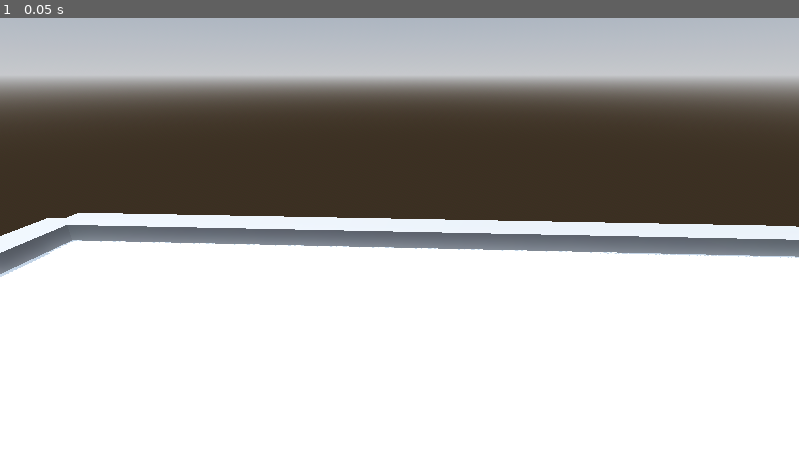
Above: before the commit, frame 1.
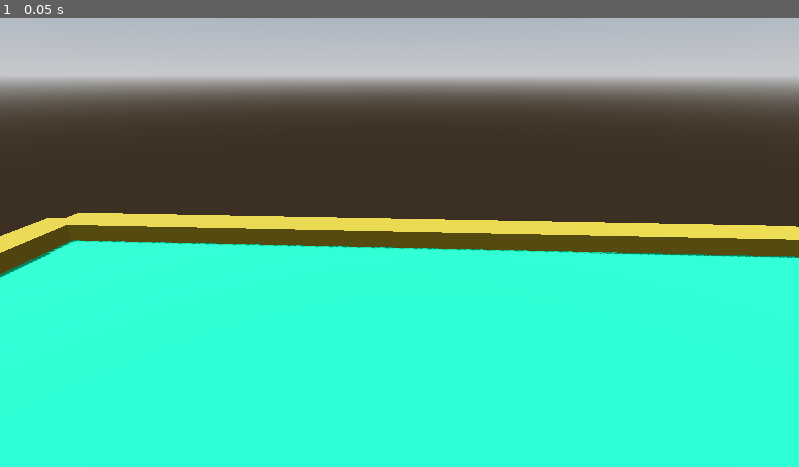
Above: after the commit, the same moment.

Repository: mgaza/minigolf_game
Game: Godot game, scene res://scenes/main.tscn
The game is run twice, just before and just after one commit, with the same random seed, the same clock (stepped at 60 frames per second) and the same inputs. The project has no main scene, so this scene is started directly.
Inputs:
- Up to frame 1 (0.05 s): no input

The runs differ from the first frame. In frame 1, 55% of the frame differs, in the area x 0-100%, y 43-100%.

Commit message:
Update golf_course.tscn
changed border colors

Diff:
--- a/scenes/golf_course.tscn
+++ b/scenes/golf_course.tscn
@@ -1,6 +1,21 @@
-[gd_scene load_steps=4 format=3 uid="uid://bc4o8ww4ctuiv"]
+[gd_scene load_steps=8 format=3 uid="uid://bc4o8ww4ctuiv"]
+
+[sub_resource type="StandardMaterial3D" id="StandardMaterial3D_pc06o"]
+albedo_color = Color(0.556863, 0.462745, 0.0941176, 1)
+
+[sub_resource type="StandardMaterial3D" id="StandardMaterial3D_kyldk"]
+albedo_color = Color(0.556863, 0.462745, 0.0941176, 1)
+
+[sub_resource type="StandardMaterial3D" id="StandardMaterial3D_vyhf6"]
+albedo_color = Color(0.556863, 0.462745, 0.0941176, 1)
+
+[sub_resource type="StandardMaterial3D" id="StandardMaterial3D_8liu8"]
+albedo_color = Color(0.556863, 0.462745, 0.0941176, 1)
 
 [sub_resource type="StandardMaterial3D" id="StandardMaterial3D_0h7md"]
+albedo_color = Color(0, 0.658824, 0.419608, 1)
+uv1_triplanar = true
+uv1_world_triplanar = true
 
 [sub_resource type="PhysicsMaterial" id="PhysicsMaterial_n6ak1"]
 
@@ -14,18 +29,22 @@
 [node name="wall" type="CSGBox3D" parent="CSGCombiner3D"]
 transform = Transform3D(1, 0, 0, 0, 1, 0, 0, 0, 1, 0, 0, -10)
 size = Vector3(20, 1, 1)
+material = SubResource("StandardMaterial3D_pc06o")
 
 [node name="wall2" type="CSGBox3D" parent="CSGCombiner3D"]
 transform = Transform3D(1, 0, 0, 0, 1, 0, 0, 0, 1, 10, 0, 0)
 size = Vector3(1, 1, 20)
+material = SubResource("StandardMaterial3D_kyldk")
 
 [node name="wall3" type="CSGBox3D" parent="CSGCombiner3D"]
 transform = Transform3D(1, 0, 0, 0, 1, 0, 0, 0, 1, 0, 0, 10)
 size = Vector3(20, 1, 1)
+material = SubResource("StandardMaterial3D_vyhf6")
 
 [node name="wall4" type="CSGBox3D" parent="CSGCombiner3D"]
 transform = Transform3D(1, 0, 0, 0, 1, 0, 0, 0, 1, -10, 0, 0)
 size = Vector3(1, 1, 20)
+material = SubResource("StandardMaterial3D_8liu8")
 
 [node name="grass" type="CSGBox3D" parent="CSGCombiner3D"]
 size = Vector3(20, 0.1, 20)
